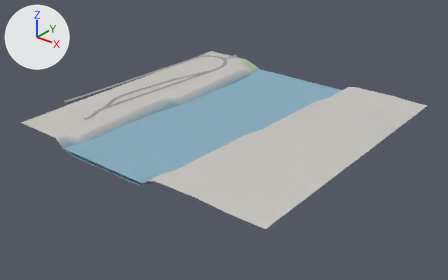
Renders of the glTF model game/world/tile_1_2.glb from each side of a commit.
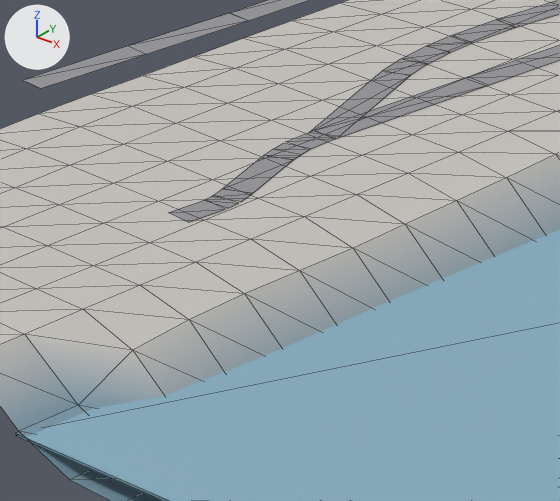
The first picture shows the older version from a 50 mm lens placed at (695.0, -1038.0, 218.0), pointed at (382.0, -648.0, -24.0). The close-ups show the older and then the newer version on the part from 13% to 30% of the width and 32% to 56% of the height of that picture. Only the edits that show in the close-ups are written down. The lights are fixed; the arrows at upper left show +X, +Y and +Z. The close-ups show mesh edges as thin lines. Where no turn or scale is listed for an object, it has been applied to the vertices.

Names of what the first close-up shows: 'roads', 'terrain', 'water'.
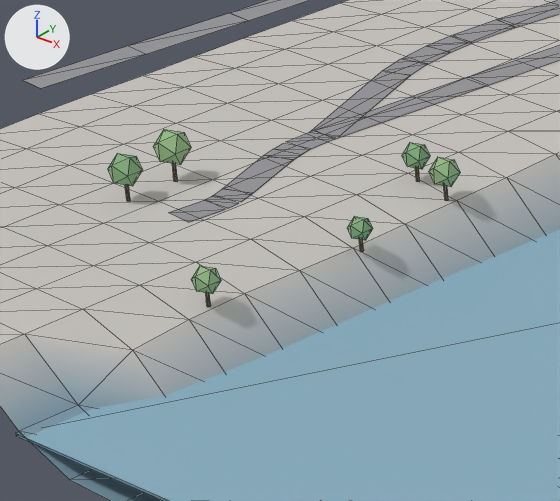
Edits to the bpy script that builds the scene:
```text
Add me_props:
    me_props.from_pydata(...)  # 288 vertices, 480 faces; spans x 283.0..323.0, y -742.0..-518.0, z -4.0..6.0
    me_props.materials.append(mat_defaultmaterial_002)
Add ob_props:
    ob_props = bpy.data.objects.new('props', me_props)
    ob_props.location = (0.0, 0.0, 0.0)
```

What differs and where, as boxes (x1, y1, x2, y2) in the close-ups (560 x 501 px):
'props', added
    after: (108, 129, 460, 307)
